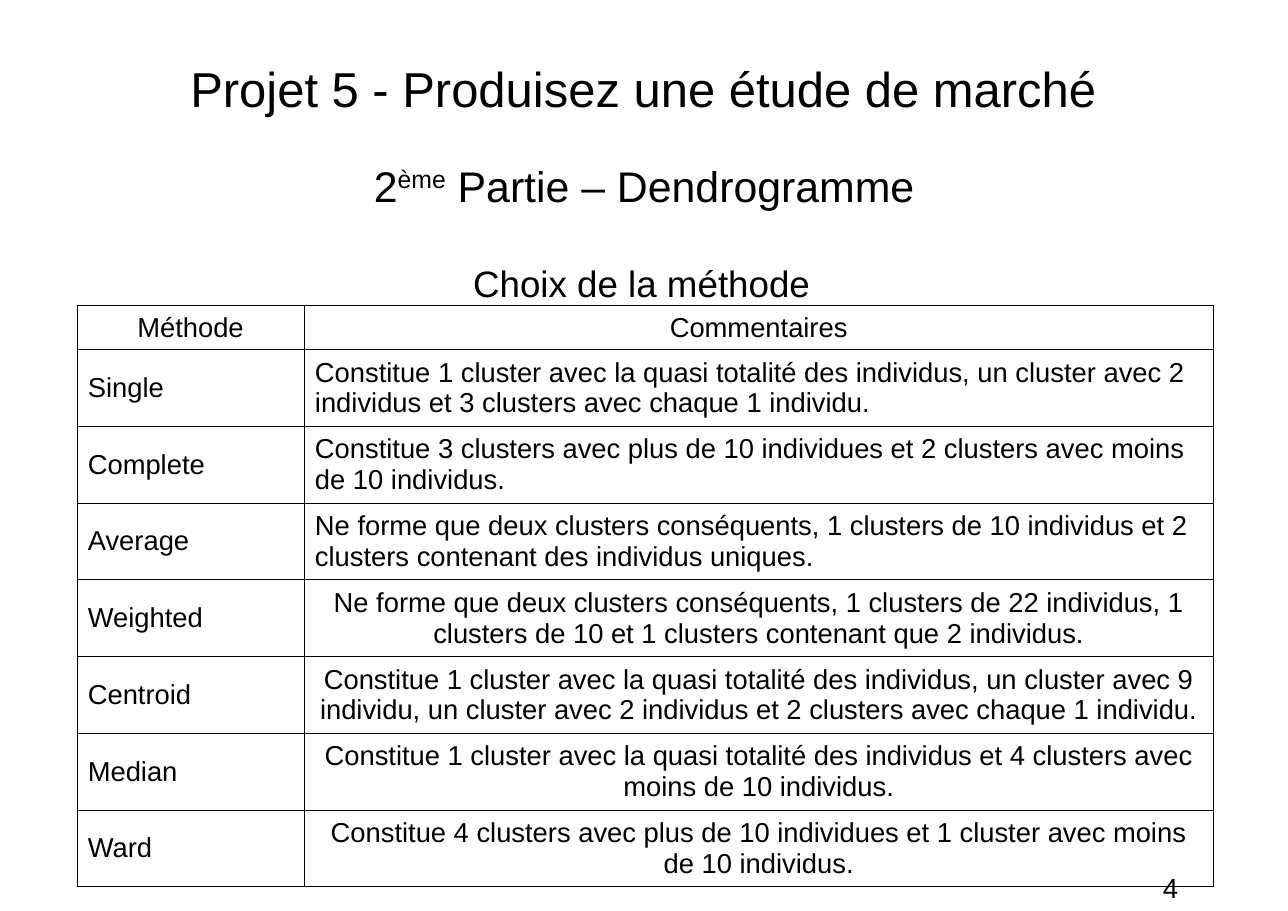
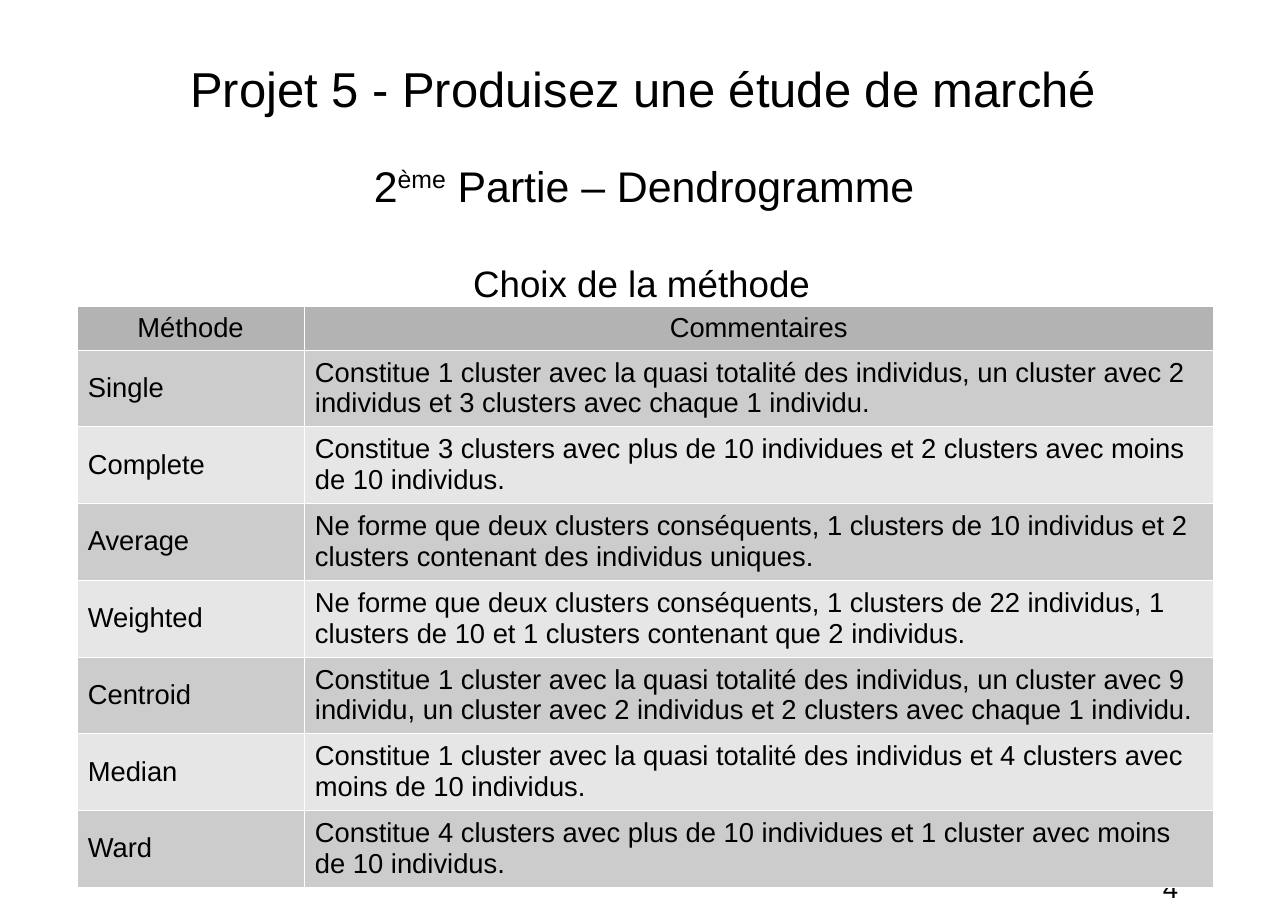
Before and after one commit to FranckDELRUE/FranckDELRUE-OCR-Project-5-DAn-Python, a slide deck: slide 4 of P5_04_Presentation.odp. Drawn at 1288x911 pixels with LibreOffice and Linux fonts; fonts in the diff are those of the drawing. Boxes give left, top, right and bottom in pixels: in the first picture for what was removed or moved away, otherwise in the second. Text is boxed around its words. In the diff, an @@ line names an element or a change of style, - is before the commit and + after.

```diff
--- a/P5_04_Presentation.odp
+++ b/P5_04_Presentation.odp
@@ table at (x1=77, y1=305, x2=1213, y2=878) @@
@@ fill none to #B3B3B3 in row 1 @@
@@ fill none to #CCCCCC in 8 cells @@
@@ fill none to #E6E6E6 in 6 cells @@
@@ alignment centre to left @@
@@ borders changed @@
```
Also in this commit, not shown: 9 other slides changed, 6 slides added, 4 slides removed, 30 other files.
